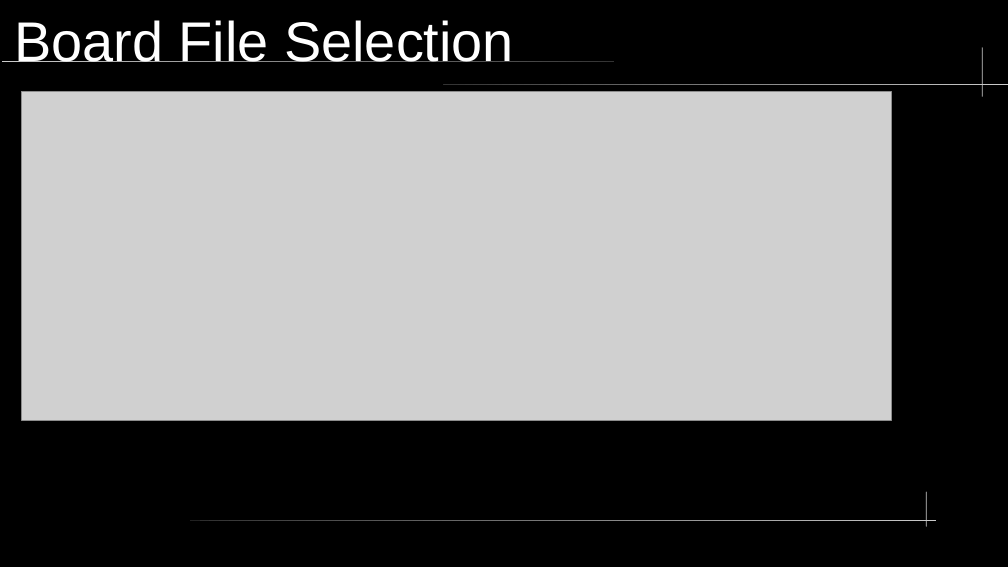
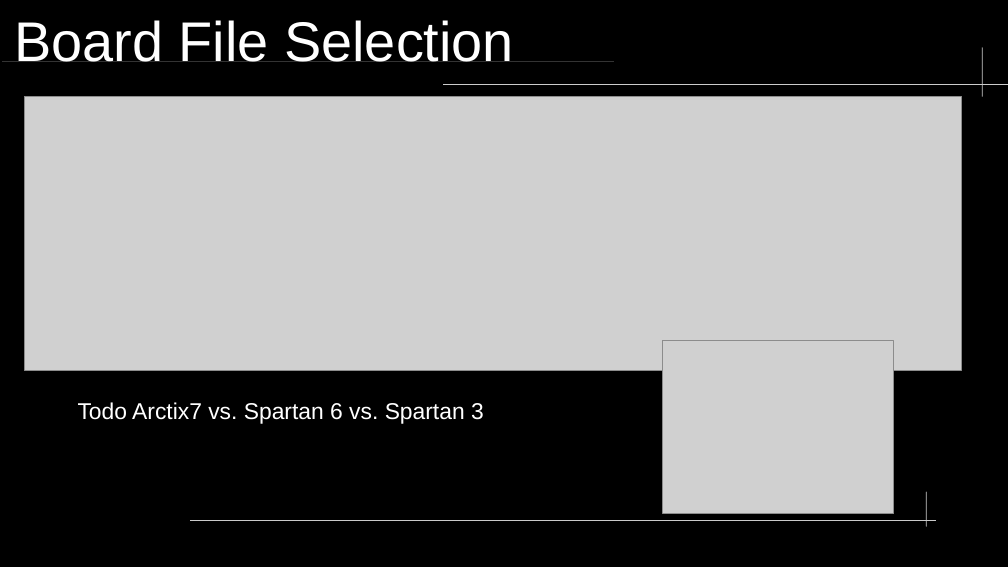
Before and after one commit to neiderm/retro_comp_fpga, a slide deck: slide 5 of docs/soc_t80_vga.odp. Drawn at 1008x567 pixels with LibreOffice and Linux fonts; fonts in the diff are those of the drawing; grey boxes stand for pictures; background and template pictures are left out. Boxes give left, top, right and bottom in pixels: in the first picture for what was removed or moved away, otherwise in the second. Text is boxed around its words. In the diff, an @@ line names an element or a change of style, - is before the commit and + after.

```diff
--- a/docs/soc_t80_vga.odp
+++ b/docs/soc_t80_vga.odp
@@ picture: place and size @@
-picture at (22, 91, 892, 421)
+picture at (24, 96, 961, 370)
@@ picture added at (663, 340, 894, 514) @@
@@ text added at (78, 402, 484, 424), 18 pt, text #FFFFFF @@
+Todo Arctix7 vs. Spartan 6 vs. Spartan 3
```
Also in this commit, not shown: 7 other slides changed, 1 slide added, 1 slide removed, 1 other file.
